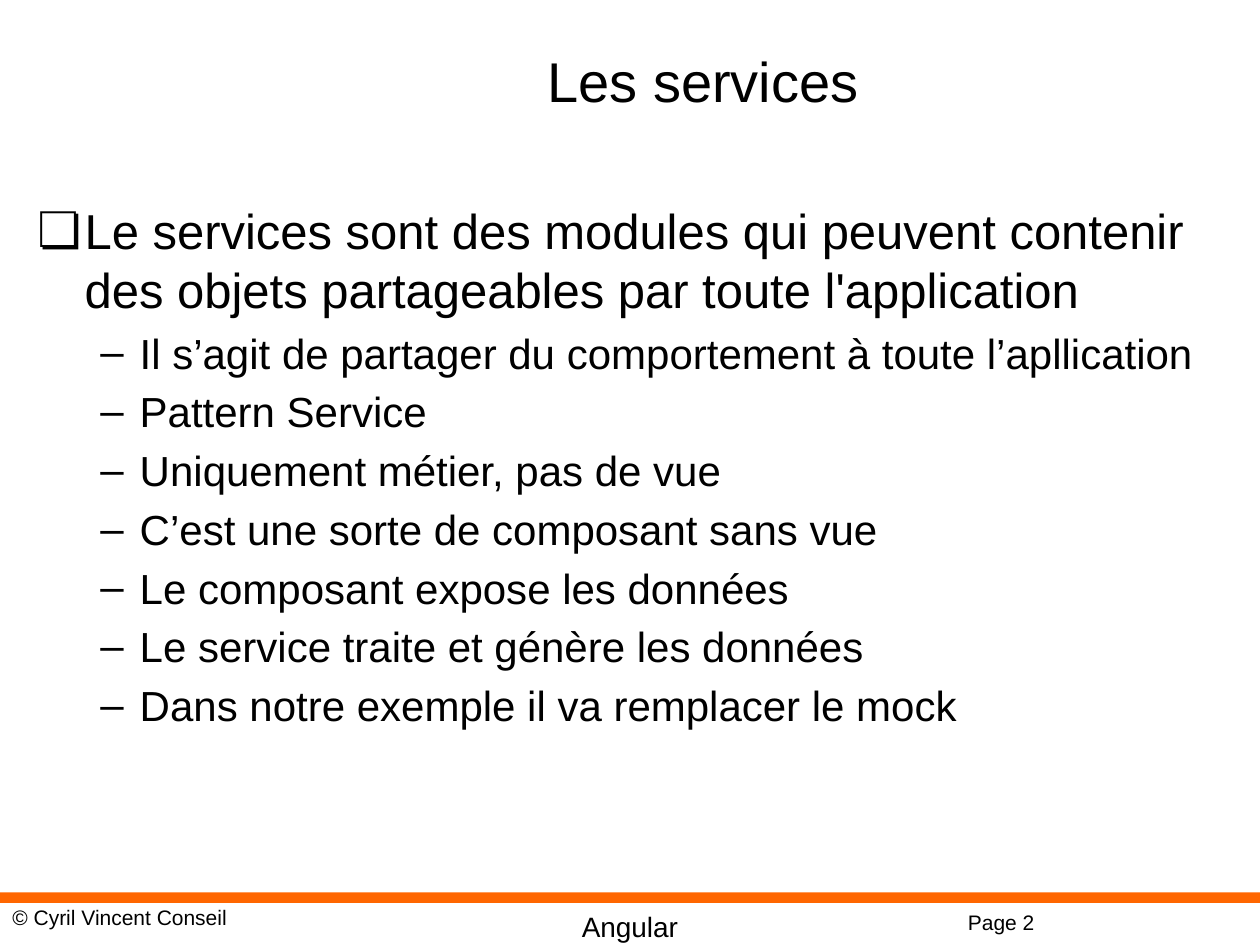
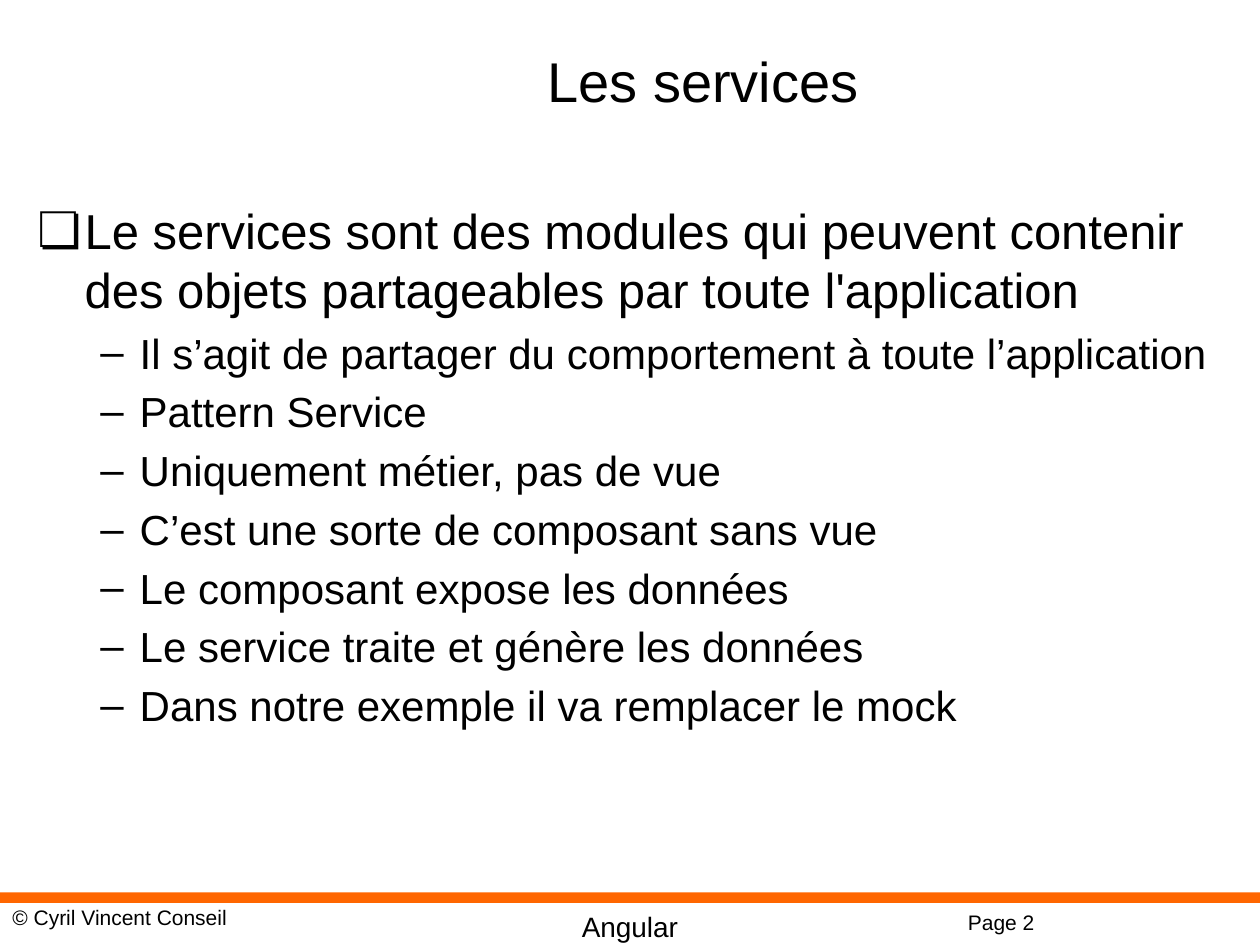
Before and after one commit to cyrilvincent/angular, a slide deck: slide 2 of PPT/Angular13-Services.pptx. Drawn at 1260x945 pixels with LibreOffice and Linux fonts; fonts in the diff are those of the drawing; background and template pictures are left out. Boxes give left, top, right and bottom in pixels: in the first picture for what was removed or moved away, otherwise in the second. Text is boxed around its words. In the diff, an @@ line names an element or a change of style, - is before the commit and + after.

```diff
--- a/PPT/Angular13-Services.pptx
+++ b/PPT/Angular13-Services.pptx
@@ text at box(140, 338, 1206, 377): text changed @@
-  – Il s’agit de partager du comportement à toute l’apllication
+  – Il s’agit de partager du comportement à toute l’application
```
Also in this commit, not shown: 25 other files.
